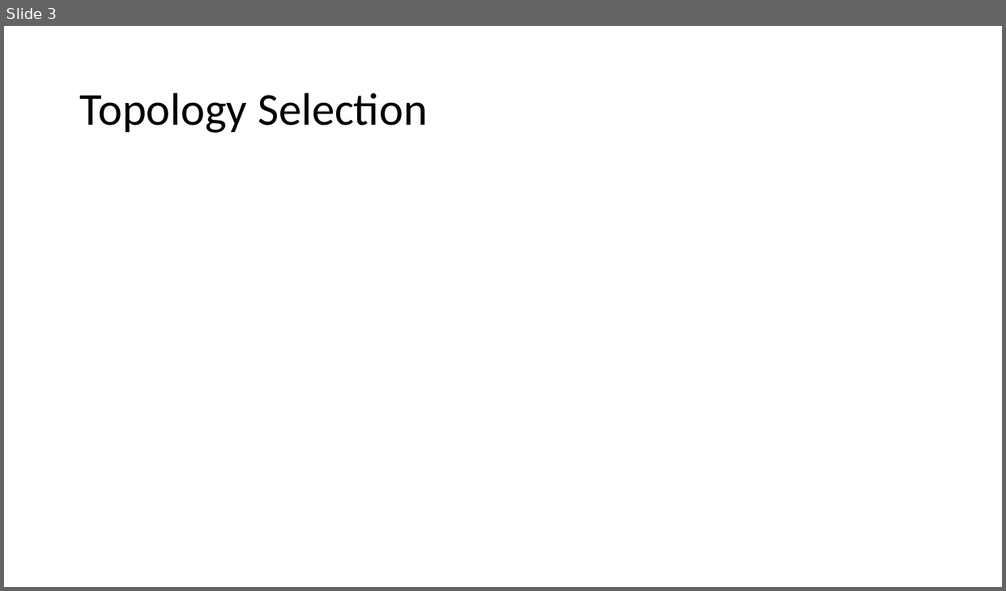
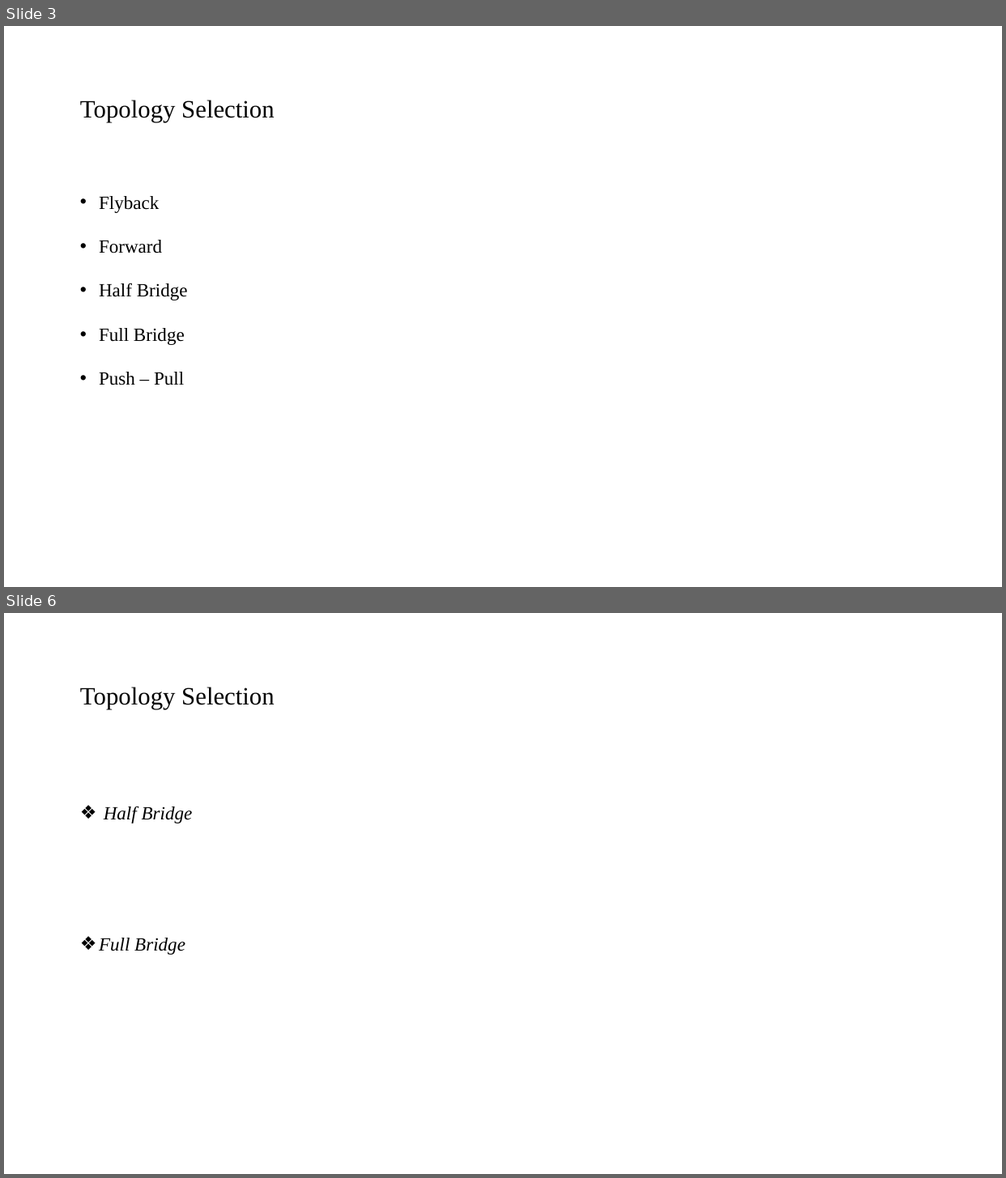
Before and after one commit to mustafayildz/EE464-Term-Project-, a slide deck: EE464_Proje_Sunu.pptx. Shown one above the other, each under a label of ours: slide 3 before the commit, slides 3 and 6 after it; the slides between them are not shown. The pictures are 1006x591 and 1006x1178 pixels, drawn with LibreOffice and Linux fonts; fonts in the diff are those of the drawing. Boxes give left, top, right and bottom in pixels: in the first picture for what was removed or moved away, otherwise in the second. Text is boxed around its words. In the diff, an @@ line names an element or a change of style, - is before the commit and + after.

```diff
--- a/EE464_Proje_Sunu.pptx
+++ b/EE464_Proje_Sunu.pptx
@@ slide 6 added at (4, 613, 1002, 1174), background #FFFFFF @@
@@ title added at (80, 687, 274, 709), 24 pt, text #000000 @@
+Topology Selection
@@ text added at (99, 807, 193, 955), 18 pt, text #000000, italic @@
+❖ Half Bridge
+❖ Full Bridge
@@ slide 3 changed as well @@
@@ title "Topology Selection" at (80, 100, 274, 122): size 44 to 24 pt, font Calibri to Times New Roman @@
@@ text added at (99, 196, 188, 386), 18 pt, text #000000 @@
+• Flyback
+• Forward
+• Half Bridge
+• Full Bridge
+• Push – Pull
```
Also in this commit, not shown: 16 other slides changed, 13 other slides added, 1 slide removed, 1 other file.
